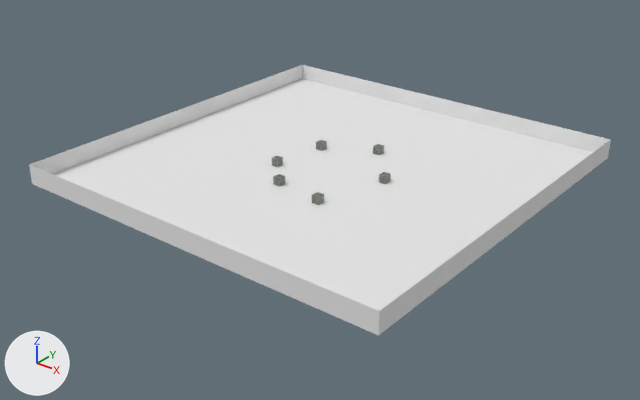
An edit to the Blender file LastMechStanding/LastMechStanding/Resources/Models/Arena/arena.blend, drawn before and after from the same camera.
Rendered twice from a camera (50 mm lens) standing at (122.1, -156.3, 85.5) and looking at (0.8, -4.6, -8.5). Arrows for +X, +Y and +Z are at lower left; the lights stay in place.
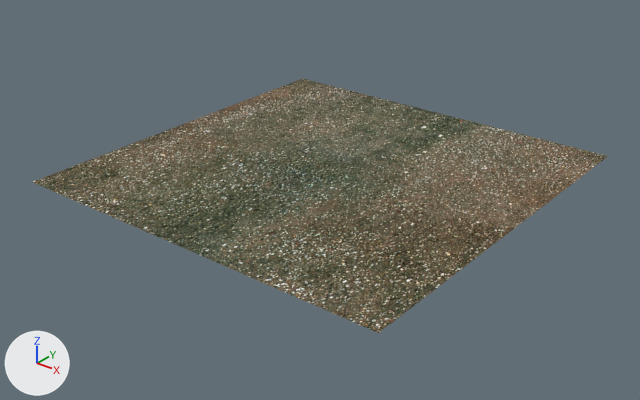
Pixel boxes (x1, y1, x2, y2) of what changed, in the pictures (640 x 400 px):
```json
{"object": "Plane", "change": "recoloured, surface changed", "before": [33, 78, 608, 333], "after": [33, 78, 608, 333]}
{"object": "Plane.003", "change": "deleted", "before": [29, 165, 379, 335]}
{"object": "Plane.002", "change": "deleted", "before": [302, 65, 611, 152]}
{"object": "Plane.000", "change": "deleted", "before": [378, 140, 611, 336]}
{"object": "Plane.001", "change": "deleted", "before": [29, 65, 302, 174]}
{"object": "Cube.002", "change": "deleted", "before": [312, 192, 324, 205]}
{"object": "Cube.001", "change": "deleted", "before": [379, 172, 391, 184]}
{"object": "Cube.005", "change": "deleted", "before": [273, 174, 285, 187]}
{"object": "Cube.004", "change": "deleted", "before": [272, 156, 283, 167]}
{"object": "Cube.003", "change": "deleted", "before": [316, 140, 327, 151]}
{"object": "Cube", "change": "deleted", "before": [373, 144, 384, 155]}
{"part": 1, "of": "me_plane_008", "change": "surface changed", "before": [53, 78, 593, 311], "after": [33, 78, 608, 333]}
```

The change, as JSON lines over the scene's bpy script:
```json
{"op": "add", "block": "img_ground08_jpg", "code": ["img_ground08_jpg = load_image('ground08.jpg', 'ground08.jpg', 1044, 692, 'sRGB')"]}
{"op": "add", "block": "mat_ground", "code": ["mat_ground = diffuse_material('ground')", "mat_ground.texture = img_ground08_jpg"]}
{"block": "me_plane_008", "where": "me_plane_008.from_pydata(...)  # 4 vertices, 1 face; spans x -1.0..1.0, y -1.0..1.0, z 0.0"}
{"block": "me_plane_008", "where": "# used by ob_plane; location = (0.0, 0.0, -2.0); scale = (50.0, 50.0, 1.0)"}
{"op": "remove", "block": "me_plane_008", "code": "me_plane_008.materials.append(mat_material_005)  # white #e7e7e7"}
{"block": "me_plane_008", "change": "me_plane_008 part 1: texture (UV) coordinates of 1 of 1 face, centred in x 0.0, y 0.0, z 0.0, changed; they spanned u -6.81..7.81, v -6.81..7.81 and now span u 0.0..1.0, v 0.0..1.0"}
{"op": "add", "block": "me_plane_008", "code": "me_plane_008.materials.append(mat_ground)  # picture img_ground08_jpg"}
{"op": "remove", "block": "ob_cube_005", "code": ["ob_cube_005 = bpy.data.objects.new('Cube.005', me_cube_005)", "ob_cube_005.location = (-3.6, -14.4, -1.0)"]}
{"op": "remove", "block": "ob_cube_004", "code": ["ob_cube_004 = bpy.data.objects.new('Cube.004', me_cube_004)", "ob_cube_004.location = (-11.3, -6.3, -1.0)"]}
{"op": "remove", "block": "ob_cube_003", "code": ["ob_cube_003 = bpy.data.objects.new('Cube.003', me_cube_003)", "ob_cube_003.location = (-9.3, 8.6, -1.0)"]}
{"op": "remove", "block": "ob_cube_002", "code": ["ob_cube_002 = bpy.data.objects.new('Cube.002', me_cube_002)", "ob_cube_002.location = (9.6, -16.5, -1.0)"]}
{"op": "remove", "block": "ob_cube_001", "code": ["ob_cube_001 = bpy.data.objects.new('Cube.001', me_cube_001)", "ob_cube_001.location = (14.9, 2.1, -1.0)"]}
{"op": "remove", "block": "ob_cube", "code": ["ob_cube = bpy.data.objects.new('Cube', me_cube)", "ob_cube.location = (3.7, 15.4, -1.0)"]}
{"op": "remove", "block": "ob_plane_003", "code": ["ob_plane_003 = bpy.data.objects.new('Plane.003', me_plane_006)", "ob_plane_003.location = (0.0, -50.0, 0.0)", "ob_plane_003.rotation_euler = (-1.571, 1.571, 0.0)  # degrees (-90, 90, 0)", "ob_plane_003.scale = (2.5, 50.0, 1.0)"]}
{"op": "remove", "block": "ob_plane_002", "code": ["ob_plane_002 = bpy.data.objects.new('Plane.002', me_plane_005)", "ob_plane_002.location = (0.0, 50.0, 0.0)", "ob_plane_002.rotation_euler = (1.571, 1.571, 0.0)  # degrees (90, 90, 0)", "ob_plane_002.scale = (2.5, 50.0, 1.0)"]}
{"op": "remove", "block": "ob_plane_000", "code": ["ob_plane_000 = bpy.data.objects.new('Plane.000', me_plane_004)", "ob_plane_000.location = (50.0, 0.0, 0.0)", "ob_plane_000.rotation_euler = (0.0, -1.571, 0.0)  # degrees (0, -90, 0)", "ob_plane_000.scale = (2.5, 50.0, 1.0)"]}
{"op": "remove", "block": "ob_plane_001", "code": ["ob_plane_001 = bpy.data.objects.new('Plane.001', me_plane_003)", "ob_plane_001.location = (-50.0, 0.0, 0.0)", "ob_plane_001.rotation_euler = (0.0, 1.571, 0.0)  # degrees (0, 90, 0)", "ob_plane_001.scale = (2.5, 50.0, 1.0)"]}
```
